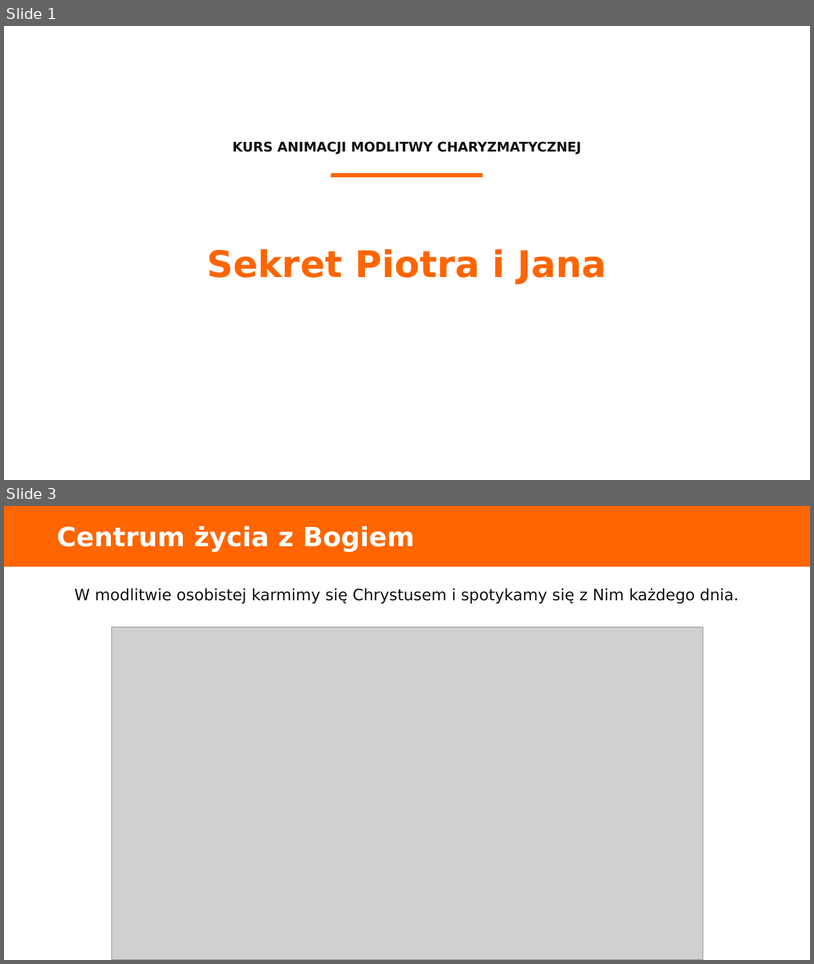
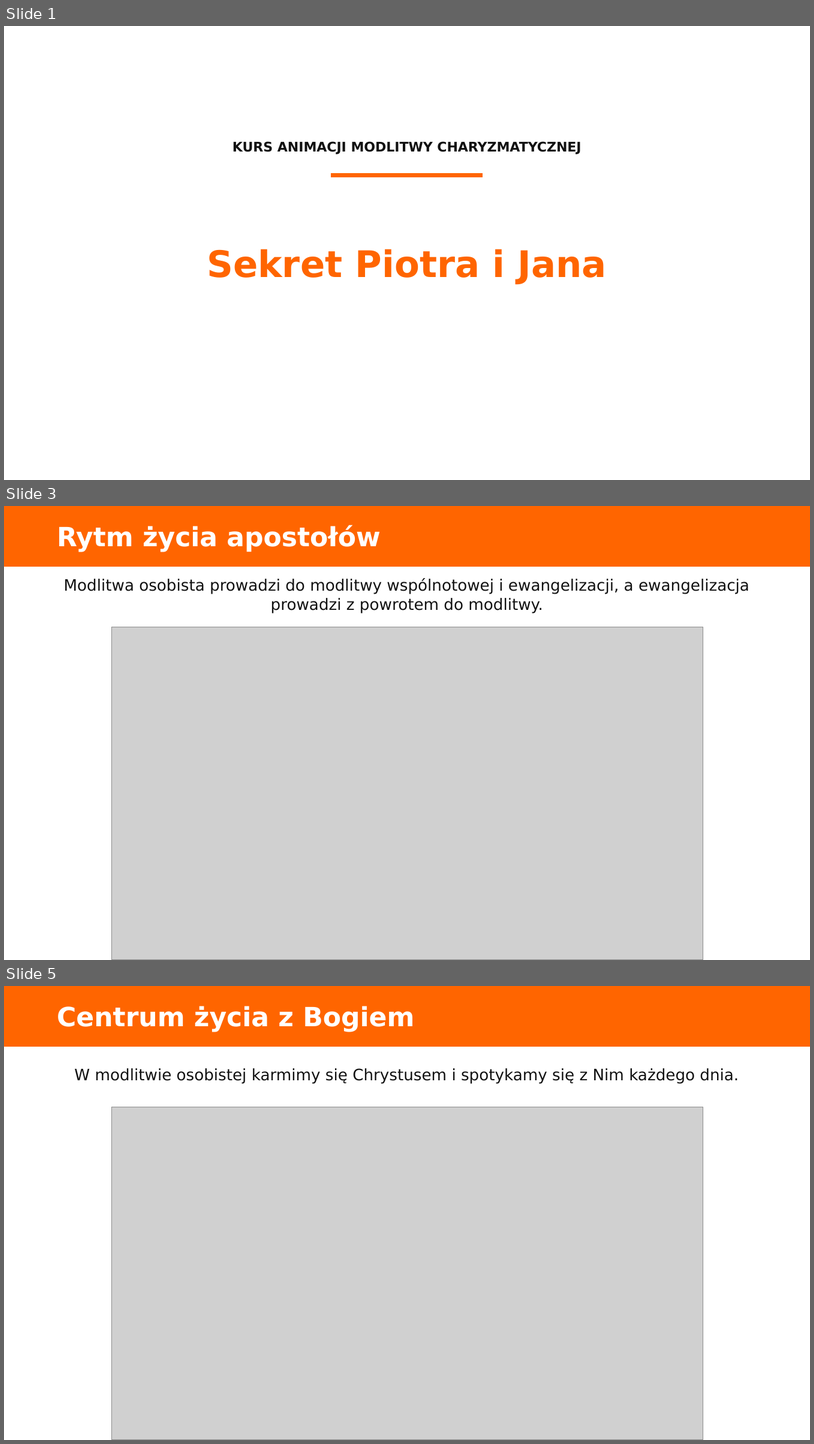
Before and after one commit to folkien/teachings, a slide deck: issue_kurs_kamch_lubecko/1.sekret-piotra-i-jana/dyrektorium_2017_sekret-piotra-i-jana_prezentacja.pptx. Shown one above the other, each under a label of ours: slides 1 and 3 before the commit, slides 1, 3 and 5 after it; the slides between them are not shown. The pictures are 814x964 and 814x1444 pixels, drawn with LibreOffice and Linux fonts; fonts in the diff are those of the drawing; grey boxes stand for pictures. Boxes give left, top, right and bottom in pixels: in the first picture for what was removed or moved away, otherwise in the second. Text is boxed around its words. In the diff, an @@ line names an element or a change of style, - is before the commit and + after.

```diff
--- a/issue_kurs_kamch_lubecko/1.sekret-piotra-i-jana/dyrektorium_2017_sekret-piotra-i-jana_prezentacja.pptx
+++ b/issue_kurs_kamch_lubecko/1.sekret-piotra-i-jana/dyrektorium_2017_sekret-piotra-i-jana_prezentacja.pptx
@@ slide 3 added at (x1=4, y1=506, x2=810, y2=960), background #FFFFFF @@
@@ rectangle added at (x1=4, y1=506, x2=810, y2=567), fill #FF6500, outline #FF6500 0 pt @@
@@ text added at (x1=57, y1=525, x2=380, y2=552), 31.5 pt, text #FFFFFF, bold @@
+Rytm życia apostołów
@@ text added at (x1=64, y1=578, x2=750, y2=613), 18.8 pt, text #111111 @@
+Modlitwa osobista prowadzi do modlitwy wspólnotowej i ewangelizacji, a ewangelizacja prowadzi z powrotem do modlitwy.
@@ picture added at (x1=111, y1=627, x2=704, y2=960) @@
@@ what was slide 3 is now slide 5 @@
```
Also in this commit, not shown: 1 slide changed, 1 other slide added, 3 other files.
